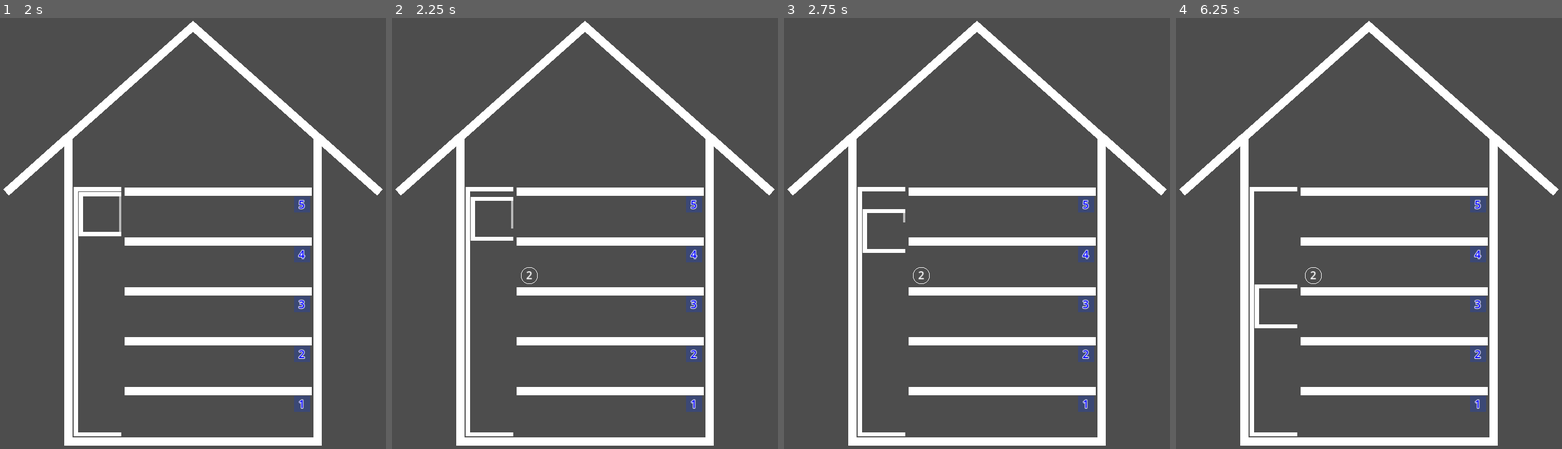
Above: before the commit, frames 1-4 (left to right).
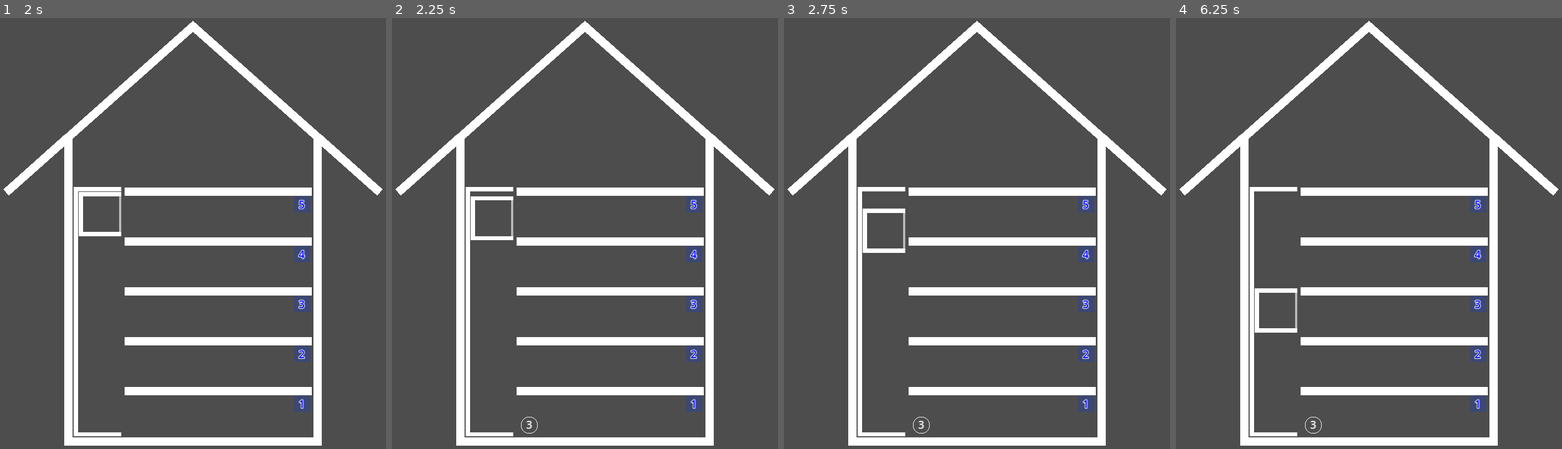
Above: after the commit, the same moments.

Repository: gilad905/elevator-boy
Game: Godot game, scene res://scenes/main.tscn
Same seed, same stepped clock (60 frames per second), same inputs: the game is played once before the commit and once after it.
Inputs:
- Up to frame 1 (2 s): tap Enter at 0.5 s; hold Up (elevator_move_up) from 0.53 s (still down); tap Space (door_toggle) at 0.6, 1.25, 1.35 s
- Up to frame 2 (2.25 s): tap Enter at 2 s; release Up (elevator_move_up) at 2.03 s; hold Down (elevator_move_down) from 2.03 s (still down); tap Space (door_toggle) at 2.1 s
- Up to frame 3 (2.75 s): keep holding Down (elevator_move_down)
- Up to frame 4 (6.25 s): tap Space (door_toggle) every 0.75 s from 2.85 to 5.85 s; release Down (elevator_move_down) at 4.28 s; hold Up (elevator_move_up) from 4.28 s (still down)

Frame 1 is identical in both runs. In frame 2, 0.1% of the frame differs, in the area x 20-38%, y 41-97%; in frame 3, 0.1%; in frame 4, 0.5%, in the area x 20-38%, y 57-97%.

Commit message:
closing door before moving; adding people only if floor has room

Diff:
--- a/scenes/main.tscn
+++ b/scenes/main.tscn
@@ -72,5 +72,5 @@
 [node name="PersonsTimer" type="Timer" parent="Persons"]
 wait_time = 6.0
 
-[connection signal="door_opened" from="ElevatorWrap/Elevator/Door" to="." method="_on_door_opened"]
+[connection signal="has_opened" from="ElevatorWrap/Elevator/Door" to="." method="_on_door_opened"]
 [connection signal="timeout" from="Persons/PersonsTimer" to="." method="_on_persons_timer_timeout"]
--- a/scripts/door.gd
+++ b/scripts/door.gd
@@ -5,7 +5,8 @@
 enum State {closed, opening, open, closing}
 var current_state: State = State.closed
 
-signal door_opened
+signal has_opened
+signal has_closed
 
 func _process(delta: float) -> void:
 	if [State.opening, State.closing].has(current_state):
@@ -15,10 +16,11 @@
 			scale.y = target_y
 			var target_state = State.open if is_opening else State.closed
 			current_state = target_state
-			# var state_desc = "open" if target_state == State.open else "closed"
-			# print("Door is now " + state_desc)
-			if current_state == State.open:
-				door_opened.emit()
+			var to_emit = has_opened if target_state == State.open else has_closed
+			# var emit_desc = "open" if target_state == State.open else "close"
+			# print("Emitting signal: " + emit_desc)
+			to_emit.emit()
+
 		else:
 			var delta_factor = -1 if is_opening else 1
 			var delta_y = delta * delta_factor * move_speed
@@ -26,4 +28,10 @@
 
 func toggle_state() -> void:
 	var is_opening = [State.open, State.opening].has(current_state)
-	current_state = State.closing if is_opening else State.opening
+	var target_state = State.closing if is_opening else State.opening
+	set_state(target_state)
+
+func set_state(state: State) -> void:
+	var is_opening = [State.open, State.opening].has(state)
+	var target_state = State.opening if is_opening else State.closing
+	current_state = target_state
--- a/scripts/elevator.gd
+++ b/scripts/elevator.gd
@@ -8,8 +8,9 @@
 
 func _ready() -> void:
 	current_floor_num = Global.floor_count
-	var floor_shape: CollisionShape2D = get_node("/root/Main/Floors/Floor_1/CollisionShape2D")
-	floor_height = floor_shape.shape.size.y
+	var floor_1 = get_node("/root/Main/Floors/Floor_1")
+	var floor_2 = get_node("/root/Main/Floors/Floor_2")
+	floor_height = floor_1.position.y - floor_2.position.y
 
 func _process(_delta: float) -> void:
 	if Input.is_action_just_pressed("door_toggle"):
@@ -22,12 +23,16 @@
 
 	assert(is_floor_in_bounds(floor_num), "Target floor is out of bounds")
 
+	is_moving = true
+	if $Door.current_state != $Door.State.closed:
+		$Door.set_state($Door.State.closed)
+		await $Door.has_closed
+
 	var floor_delta = current_floor_num - floor_num
 	var target_y = position.y + floor_delta * floor_height
 	var duration = abs(floor_delta) * one_floor_duration_sec
 	var tween = create_tween()
 
-	is_moving = true
 	tween.tween_property(self, "position:y", target_y, duration)
 	await tween.finished
 	is_moving = false
--- a/scripts/floor.gd
+++ b/scripts/floor.gd
@@ -1,9 +1,12 @@
 class_name Floor extends Area2D
+
+const person_limit: int = 9
 
 func _ready() -> void:
 	$FloorNum.text = str(get_index() + 1)
 
 func add_person(person) -> void:
+	assert(has_room(), name + " is full")
 	$Persons.add_child(person)
 	var i = person.get_index()
 	var _position = get_person_position(i)
@@ -23,3 +26,6 @@
 	$Persons.remove_child(person)
 	var elevator = get_node("/root/Main/ElevatorWrap/Elevator")
 	elevator.add_person(person)
+
+func has_room() -> bool:
+	return $Persons.get_child_count() < person_limit
--- a/scripts/main.gd
+++ b/scripts/main.gd
@@ -19,7 +19,7 @@
 		get_tree().quit()
 
 func _on_persons_timer_timeout() -> void:
-	$Persons.add_person()
+	$Persons.add_random_person()
 
 func _on_door_opened():
 	elevator.remove_persons_in_dest()
--- a/scripts/persons.gd
+++ b/scripts/persons.gd
@@ -1,15 +1,26 @@
 extends Node
 
 var person_scene
+var floors
 
 func _ready() -> void:
 	person_scene = preload("res://scenes/person.tscn")
+	floors = get_node("../Floors")
 
-func add_person(floor_num: int = 0, dest: int = 0) -> void:
-	floor_num = floor_num if floor_num else get_random_floor_num()
-	dest = dest if dest else get_random_dest(floor_num)
-	var floors = get_node("../Floors")
-	var _floor = floors.get_floor(floor_num)
+func add_random_person(floor_num: int = 0, dest: int = 0) -> void:
+	var _floor
+	if floor_num:
+		_floor = floors.get_floor(floor_num)
+	else:
+		_floor = get_random_free_floor()
+		if not _floor:
+			return
+	if not dest:
+		dest = get_random_dest(floor_num)
+	add_person_at_floor(_floor, dest)
+
+func add_person_at_floor(_floor: Node2D, dest: int) -> void:
+	assert(_floor.has_room(), "Floor " + _floor.name + " is full")
 	var person = create_person(dest)
 	_floor.add_person(person)
 
@@ -18,8 +29,10 @@
 	person.set_dest(dest)
 	return person
 
-func get_random_floor_num() -> int:
-	return randi_range(1, Global.floor_count)
+func get_random_free_floor() -> Node2D:
+	var all_floors = floors.get_children()
+	var free_floors = all_floors.filter(func(x): return x.has_room())
+	return free_floors.pick_random()
 
 func get_random_dest(floor_num: int) -> int:
 	var random_floor = randi_range(1, Global.floor_count - 1)
